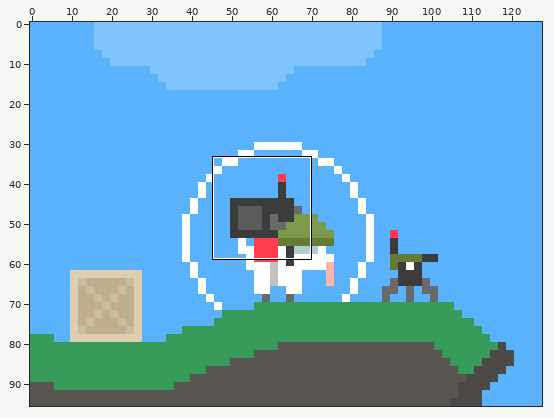
File history of a pixel-art file, .files/goat test9 2x.aseprite. The picture above shows the old version from afar; the outline marks the close-up.
Close-up. First the earlier version:
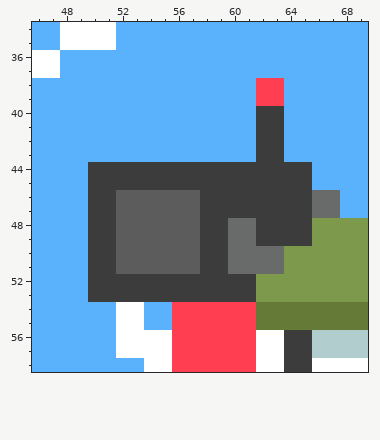
128x96 pixels, 1 frame. Colours within 5 levels of each other are drawn and written as one. Shown: x 46..69, y 34..58. The commit also changed other parts of the picture, which this record leaves out.
Once edited:
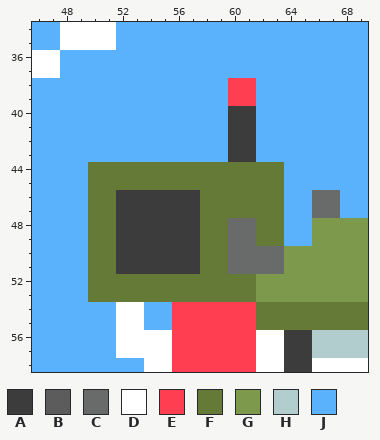
Palette (. is transparent): A #3c3c3c  B #5c5c5c  C #696a6a  D #ffffff  E #ff3f51  F #667a37  G #7d994b  H #b1cdce  J #5bb2fc
The edit:
Changed rows in their new state; - is an unchanged pixel.
Layer "radio":
first column x 50:
38 ----------EEJJ--
39 ----------EEJJ--
40 ----------AAJJ--
41 ----------AAJJ--
42 ----------AAJJ--
43 ----------AAJJ--
44 FFFFFFFFFFFFFFJJ
45 FFFFFFFFFFFFFFJJ
46 FFAAAAAAFFFFFFJJ
47 FFAAAAAAFFFFFFJJ
48 FFAAAAAAFF--FFJJ
49 FFAAAAAAFF--FFJJ
50 FFAAAAAAFF------
51 FFAAAAAAFF------
52 FFFFFFFFFFFF----
53 FFFFFFFFFFFF----
Pixel boxes of the changes (left, top, right, bottom) in both close-ups:
changed: (88, 78, 312, 302)
